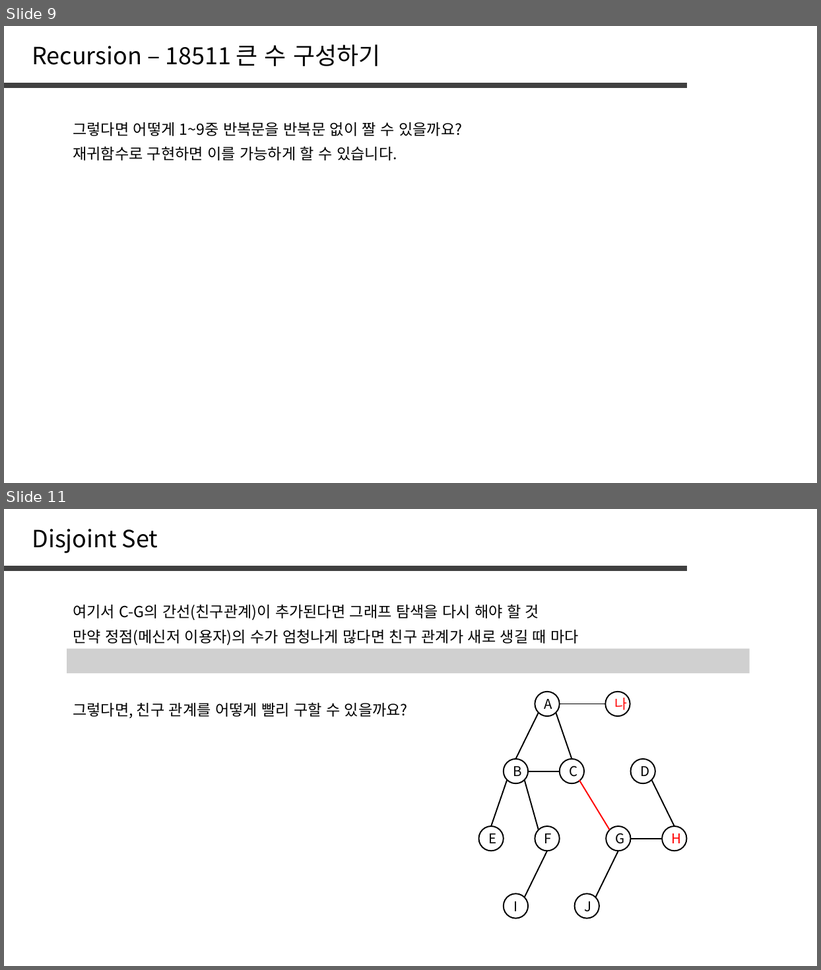
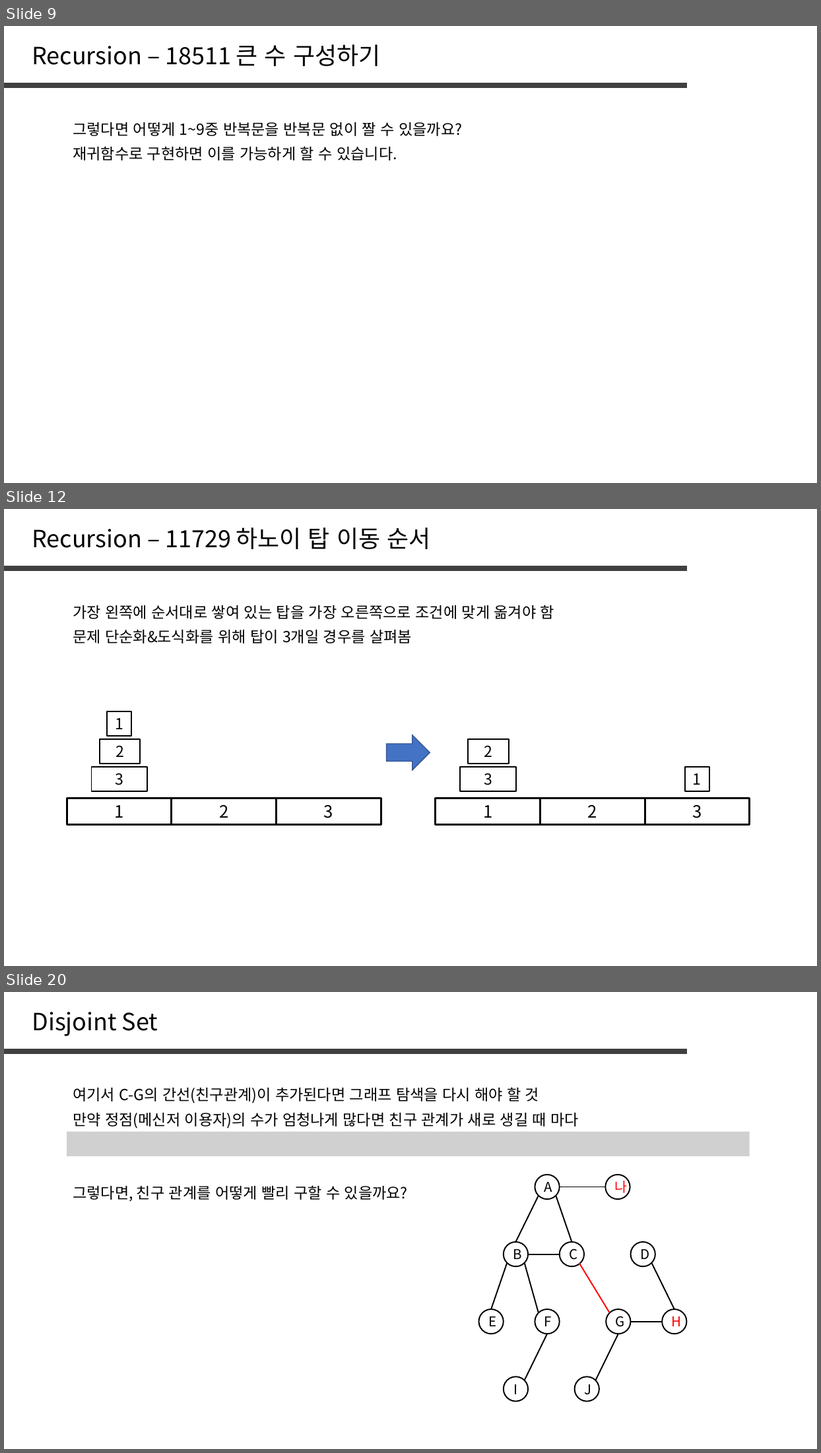
Before and after one commit to jaehoo1/PS-study, a slide deck: study/11_Recursion, Backtracking.pptx. Shown one above the other, each under a label of ours: slides 9 and 11 before the commit, slides 9, 12 and 20 after it; the slides between them are not shown. The pictures are 821x970 and 821x1453 pixels, drawn with LibreOffice and Linux fonts; fonts in the diff are those of the drawing; grey boxes stand for pictures. Boxes give left, top, right and bottom in pixels: in the first picture for what was removed or moved away, otherwise in the second. Text is boxed around its words. In the diff, an @@ line names an element or a change of style, - is before the commit and + after.

```diff
--- a/study/11_Recursion, Backtracking.pptx
+++ b/study/11_Recursion, Backtracking.pptx
@@ slide 12 added at (4,509,817,966), background #FFFFFF @@
@@ text added at (32,527,430,549), 28 pt, text #000000 @@
+Recursion – 11729 하노이 탑 이동 순서
@@ line added from (4, 568) to (687, 568), #404040 6 pt @@
@@ text added at (73,605,554,619), 18 pt, text #000000 @@
+가장 왼쪽에 순서대로 쌓여 있는 탑을 가장 오른쪽으로 조건에 맞게 옮겨야 함
@@ text added at (73,630,412,644), 18 pt, text #000000 @@
+문제 단순화&도식화를 위해 탑이 3개일 경우를 살펴봄
@@ rectangle added at (107,712,131,736), outline #000000 1.5 pt, 18 pt, text #000000 @@
+1
@@ rectangle added at (100,739,141,763), outline #000000 1.5 pt, 18 pt, text #000000 @@
+2
@@ right arrow added at (386,735,430,770), fill #4472C4, outline #325491 1 pt @@
@@ rectangle added at (468,739,509,763), outline #000000 1.5 pt, 18 pt, text #000000 @@
+2
@@ rectangle added at (91,767,147,791), outline #000000 1.5 pt, 18 pt, text #000000 @@
+3
@@ rectangle added at (460,767,516,791), outline #000000 1.5 pt, 18 pt, text #000000 @@
+3
@@ rectangle added at (685,767,710,791), outline #000000 1.5 pt, 18 pt, text #000000 @@
+1
@@ rectangle added at (67,799,172,826), outline #000000 2.25 pt, 20 pt, text #000000 @@
+1
@@ rectangle added at (172,799,277,826), outline #000000 2.25 pt, 20 pt, text #000000 @@
+2
@@ rectangle added at (276,799,381,826), outline #000000 2.25 pt, 20 pt, text #000000 @@
+3
@@ rectangle added at (436,799,541,826), outline #000000 2.25 pt, 20 pt, text #000000 @@
+1
@@ rectangle added at (540,799,645,826), outline #000000 2.25 pt, 20 pt, text #000000 @@
+2
@@ rectangle added at (645,799,750,826), outline #000000 2.25 pt, 20 pt, text #000000 @@
+3
@@ what was slide 11 is now slide 20 @@
```
Also in this commit, not shown: 9 other slides added, 1 slide removed.
